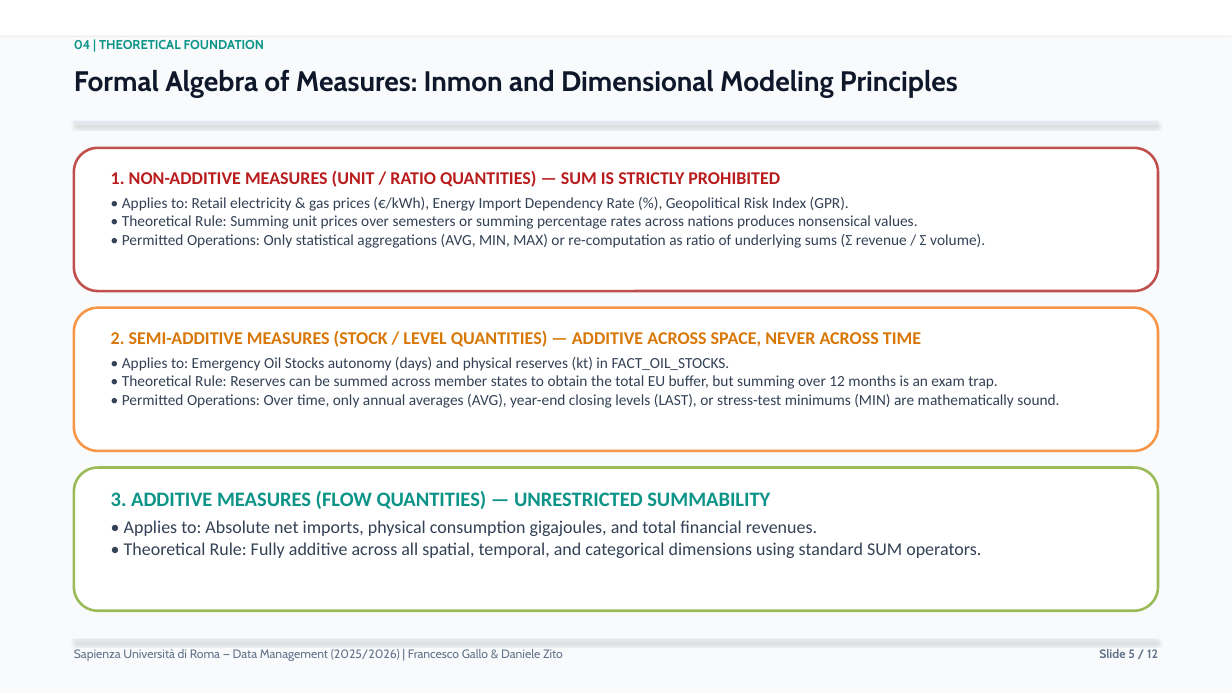
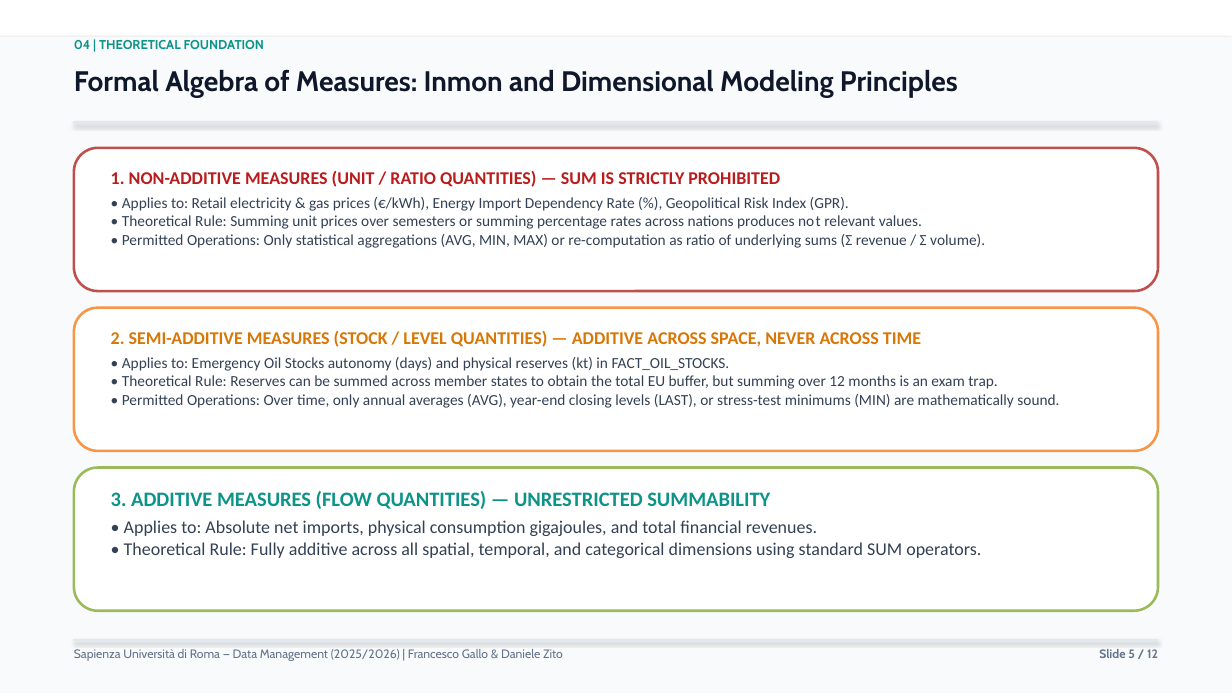
Before and after one commit to francescogallo2708-tech/energy-security-data-warehouse, a slide deck: slide 5 of docs/presentation/energy_security_data_warehouse_presentation.pptx. Drawn at 1232x693 pixels with LibreOffice and Linux fonts; fonts in the diff are those of the drawing. Boxes give left, top, right and bottom in pixels: in the first picture for what was removed or moved away, otherwise in the second. Text is boxed around its words. In the diff, an @@ line names an element or a change of style, - is before the commit and + after.

```diff
--- a/docs/presentation/energy_security_data_warehouse_presentation.pptx
+++ b/docs/presentation/energy_security_data_warehouse_presentation.pptx
@@ text at [122,197,985,248]: text changed @@
-• Applies to: Retail electricity & gas prices (€/kWh), Energy Import Dependency Rate (%), Geopolitical Risk Index (GPR).
-• Theoretical Rule: Summing unit prices over semesters or summing percentage rates across nations produces nonsensical values.
-• Permitted Operations: Only statistical aggregations (AVG, MIN, MAX) or re-computation as ratio of underlying sums (Σ revenue / Σ volume).
+• Applies to: Retail electricity & gas prices (€/kWh), Energy Import Dependency Rate (%), Geopolitical Risk Index (GPR).
+• Theoretical Rule: Summing unit prices over semesters or summing percentage rates across nations produces not relevant values.
+• Permitted Operations: Only statistical aggregations (AVG, MIN, MAX) or re-computation as ratio of underlying sums (Σ revenue / Σ volume).
```
Also in this commit, not shown: 7 other slides changed, 2 other files.
